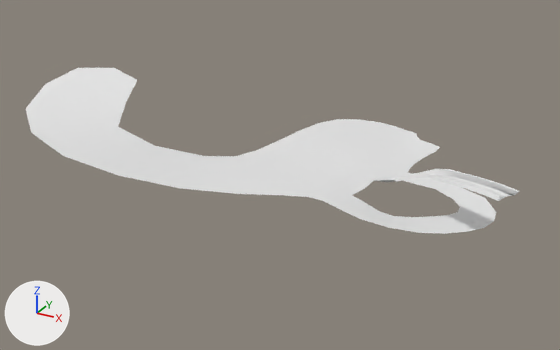
The Blender file blends/riverfell.blend: old version first, new version second.
Rendered twice from a camera (50 mm lens) standing at (159.0, -388.0, 178.0) and looking at (-45.0, -16.0, -8.0). The lights are fixed; the arrows at lower left show +X, +Y and +Z. Objects named as collision shapes, trigger or cutter boxes, shadow casters or lower levels of detail are left out.

Names of what the first picture shows: 'hi_res'.
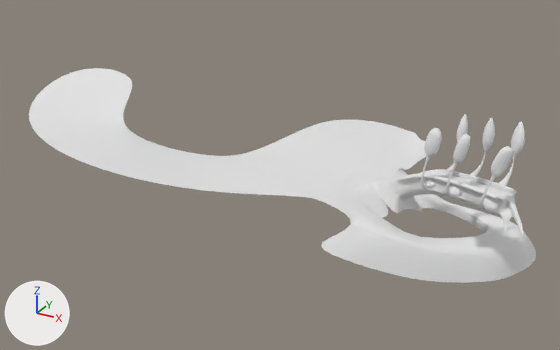
Changed parts and their boxes (x1, y1, x2, y2) in the pictures (560 x 350 px):
'hi_res', reshaped, modifiers changed (29% taller)
    before: (26, 68, 519, 234)
    after: (29, 68, 536, 283)
part 1 of me_plane_001, built on
    before: (324, 172, 496, 234)
    after: (321, 114, 536, 283)

What the commit changed:
me_plane_001 is used by ob_hi_res; location (0.0, 0.0, 0.0).
me_plane_001 had 266 vertices, 251 faces and spanned x -209.0..98.0, y -97.0..74.0, z -11.0..36.0.
me_plane_001 now has 469 vertices, 767 faces and spans x -209.0..108.0, y -97.0..74.0, z -34.0..53.0.
me_plane_001 part 1: 17 vertices moved from x 12.0..82.0, y -43.0..13.0, z -10.0..-2.0 to x 27.0..97.0, y -43.0..29.0, z -32.0..-10.0; 18 vertices removed from x 10.0..80.0, y -53.0..16.0, z -11.0..-2.0; 221 vertices added at x -6.0..108.0, y -68.0..29.0, z -34.0..53.0.
me_plane_001 part 2: the surface is now shaded flat.
Object 'hi_res' (ob_hi_res) gains a SUBSURF modifier named 'Subsurf'.
